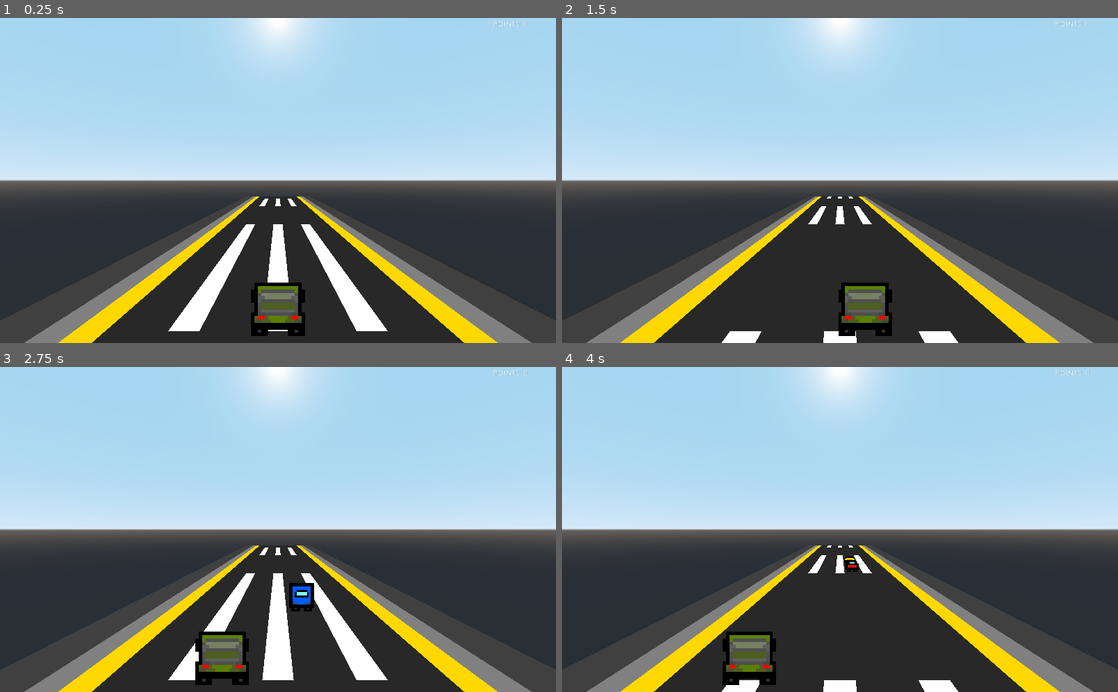
Above: before the commit, frames 1-4 (two rows, left to right).
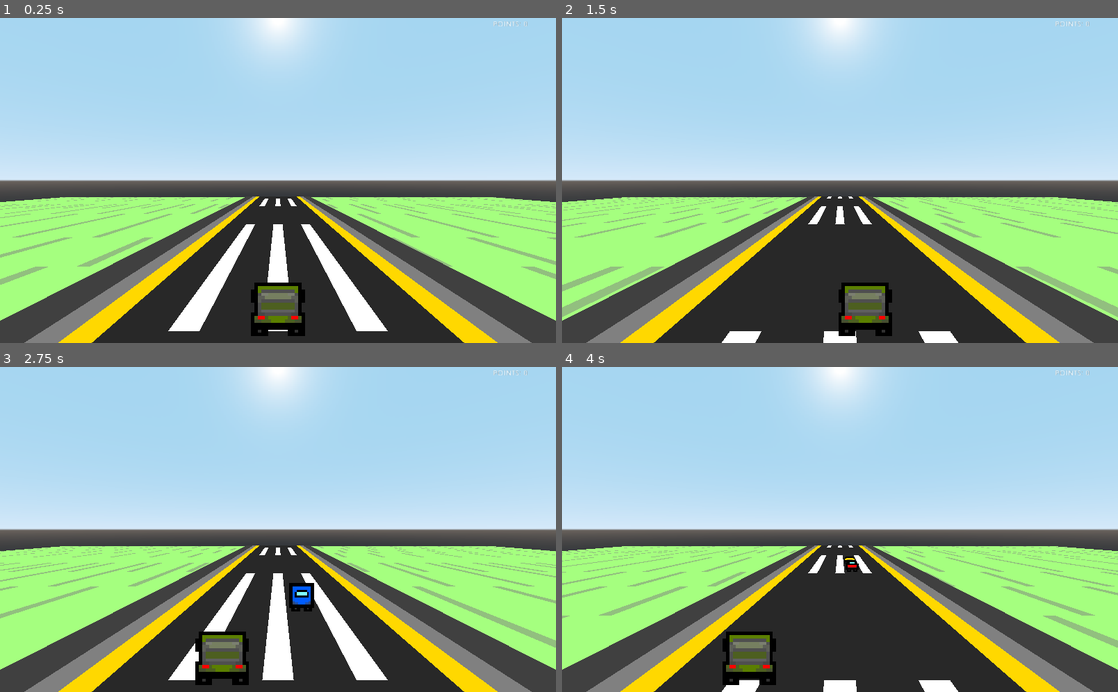
Above: after the commit, the same moments.

Repository: ClarkThyLord/Speed-Trash
Game: Godot game, scene res://src/game/game.tscn
The game is run twice, just before and just after one commit, with the same random seed, the same clock (stepped at 60 frames per second) and the same inputs.
Inputs:
- Up to frame 1 (0.25 s): no input
- Up to frame 2 (1.5 s): hold Right (ui_right) 0.53-1.28 s; hold Space (action_break) 0.53-1.28 s; hold Left (ui_left) from 1.28 s (still down); tap Space (action_break) at 1.35 s
- Up to frame 3 (2.75 s): release Left (ui_left) at 2.03 s; hold Right (ui_right) from 2.03 s (still down); hold Space (action_break) from 2.03 s (still down)
- Up to frame 4 (4 s): release Right (ui_right) at 2.78 s; release Space (action_break) at 2.78 s; hold Shift (action_accelerate) 2.78-3.53 s; tap Space (action_break) at 2.85 s; hold Left (ui_left) from 3.53 s (still down); hold Space (action_break) from 3.53 s (still down)

The runs differ from the first frame. In frame 1, 17% of the frame differs, in the area x 0-100%, y 55-94%; in frame 2, 17%; in frame 3, 17%; in frame 4, 17%.

Commit message:
added ground
Clark was here :V

Diff:
--- a/src/garbage_truck/garbage_truck.gd
+++ b/src/garbage_truck/garbage_truck.gd
@@ -63,6 +63,8 @@
 	return _breaking
 
 
+
+## Private Methods
 func _on_GargabeTruck_area_entered(area : Area):
 	if area.is_in_group("obstacles") and not animation_player.is_playing():
 		animation_player.play("hit")
--- a/src/map/map.gd
+++ b/src/map/map.gd
@@ -3,7 +3,7 @@
 
 
 ## Exported Variables
-export(float, 0.0, 100.0) var road_speed := 30
+export(float, 0.0, 100.0) var road_speed := 30.0
 
 export(int, 0, 100) var map_objects_max := 10
 
@@ -12,7 +12,7 @@
 
 
 ## OnReady Variables
-onready var road_animation : AnimationPlayer = get_node("Road/AnimationPlayer")
+onready var road_animation : AnimationPlayer = get_node("AnimationPlayer")
 
 onready var gargabe_truck := get_node("GargabeTruck")
 
--- a/src/map/map.tscn
+++ b/src/map/map.tscn
@@ -1,5 +1,6 @@
-[gd_scene load_steps=8 format=2]
+[gd_scene load_steps=9 format=2]
 
+[ext_resource path="res://assets/map/ground.png" type="Texture" id=1]
 [ext_resource path="res://src/garbage_truck/garbage_truck.tscn" type="PackedScene" id=2]
 [ext_resource path="res://assets/map/road.png" type="Texture" id=3]
 [ext_resource path="res://src/map/map.gd" type="Script" id=4]
@@ -13,7 +14,7 @@
 
 [sub_resource type="Animation" id=3]
 tracks/0/type = "value"
-tracks/0/path = NodePath(".:region_rect")
+tracks/0/path = NodePath("Ground:region_rect")
 tracks/0/interp = 1
 tracks/0/loop_wrap = true
 tracks/0/imported = false
@@ -22,22 +23,47 @@
 "times": PoolRealArray( 0 ),
 "transitions": PoolRealArray( 1 ),
 "update": 0,
+"values": [ Rect2( 0, 0, 164, 12 ) ]
+}
+tracks/1/type = "value"
+tracks/1/path = NodePath("Road:region_rect")
+tracks/1/interp = 1
+tracks/1/loop_wrap = true
+tracks/1/imported = false
+tracks/1/enabled = true
+tracks/1/keys = {
+"times": PoolRealArray( 0 ),
+"transitions": PoolRealArray( 1 ),
+"update": 0,
 "values": [ Rect2( 0, 0, 19, 8 ) ]
 }
 
 [sub_resource type="Animation" id=4]
+length = 2.0
 loop = true
 tracks/0/type = "value"
-tracks/0/path = NodePath(".:region_rect")
+tracks/0/path = NodePath("Ground:region_rect")
 tracks/0/interp = 1
 tracks/0/loop_wrap = true
 tracks/0/imported = false
 tracks/0/enabled = true
 tracks/0/keys = {
-"times": PoolRealArray( 0, 1 ),
+"times": PoolRealArray( 0, 2 ),
 "transitions": PoolRealArray( 1, 1 ),
 "update": 0,
-"values": [ Rect2( 0, 8, 19, 8 ), Rect2( 0, 0, 19, 8 ) ]
+"values": [ Rect2( 0, 0, 164, 12 ), Rect2( 0, -8, 164, 12 ) ]
+}
+tracks/1/type = "value"
+tracks/1/path = NodePath("Road:region_rect")
+tracks/1/interp = 1
+tracks/1/loop_wrap = true
+tracks/1/imported = false
+tracks/1/enabled = true
+tracks/1/keys = {
+"times": PoolRealArray( 0, 2 ),
+"transitions": PoolRealArray( 1, 1 ),
+"update": 0,
+"values": [ Rect2( 0, 0, 19, 8 ), Rect2( 0, -16, 19, 8 ) ]
 }
 
 [node name="Map" type="Spatial"]
@@ -46,21 +72,30 @@
 [node name="WorldEnvironment" type="WorldEnvironment" parent="."]
 environment = SubResource( 2 )
 
+[node name="AnimationPlayer" type="AnimationPlayer" parent="."]
+autoplay = "idle"
+anims/idle = SubResource( 3 )
+anims/moving = SubResource( 4 )
+
+[node name="Ground" type="Sprite3D" parent="."]
+transform = Transform( 1, 0, 0, 0, -3.93403e-07, 1, 0, -9, -4.37114e-08, 0, -3, -35 )
+pixel_size = 1.25
+texture = ExtResource( 1 )
+region_enabled = true
+region_rect = Rect2( 0, -2.23365, 164, 12 )
+
 [node name="Road" type="Sprite3D" parent="."]
 transform = Transform( 1, 0, 0, 0, -3.93403e-07, 1, 0, -9, -4.37114e-08, 0, -1, -34 )
 pixel_size = 1.25
 texture = ExtResource( 3 )
 region_enabled = true
-region_rect = Rect2( 0, 0, 19, 8 )
-
-[node name="AnimationPlayer" type="AnimationPlayer" parent="Road"]
-autoplay = "idle"
-anims/idle = SubResource( 3 )
-anims/moving = SubResource( 4 )
+region_rect = Rect2( 0, -2.23365, 19, 8 )
 
 [node name="Camera" type="Camera" parent="."]
 transform = Transform( 1, 0, 0, 0, 1, 0, 0, 0, 1, 0, 5, 9 )
 current = true
+near = 1.0
+far = 200.0
 
 [node name="GargabeTruck" parent="." instance=ExtResource( 2 )]
 deceleration = 0.662
Binary file added: assets/map/ground.png
Not shown, added: assets/map/ground.png.import
